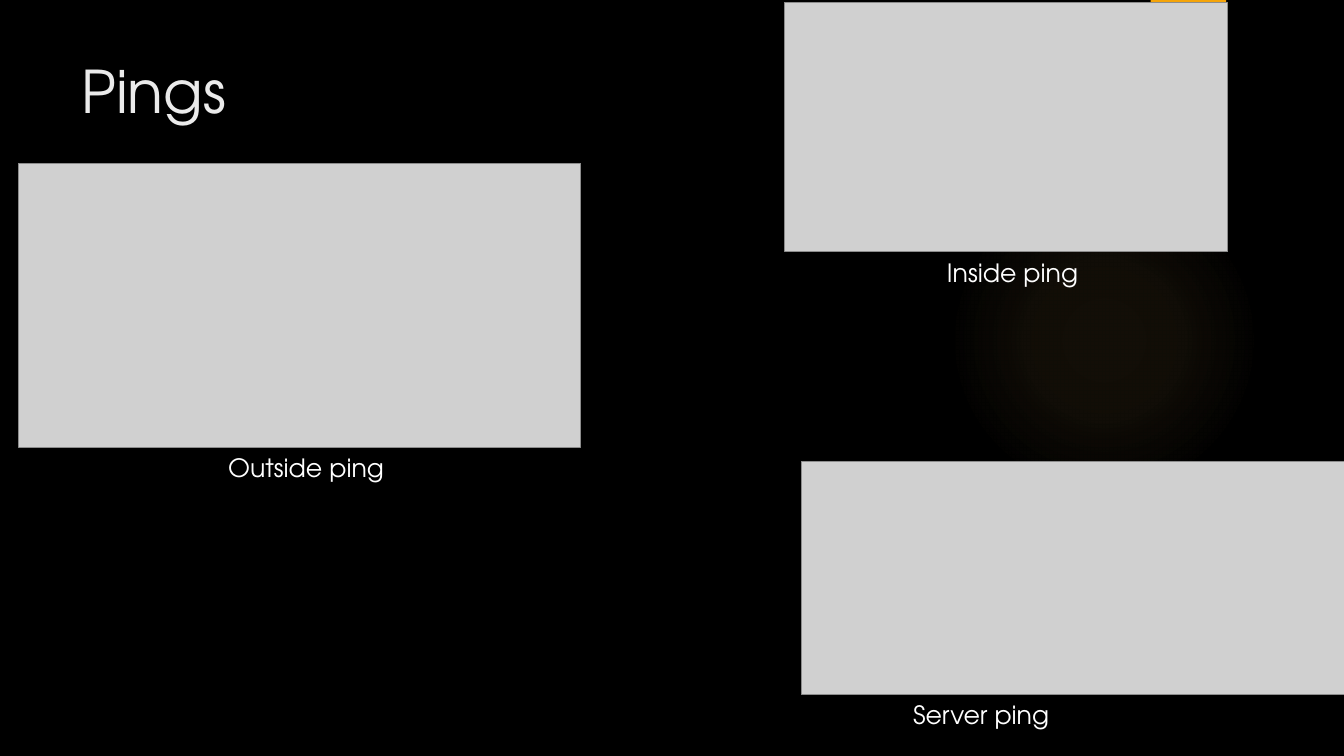
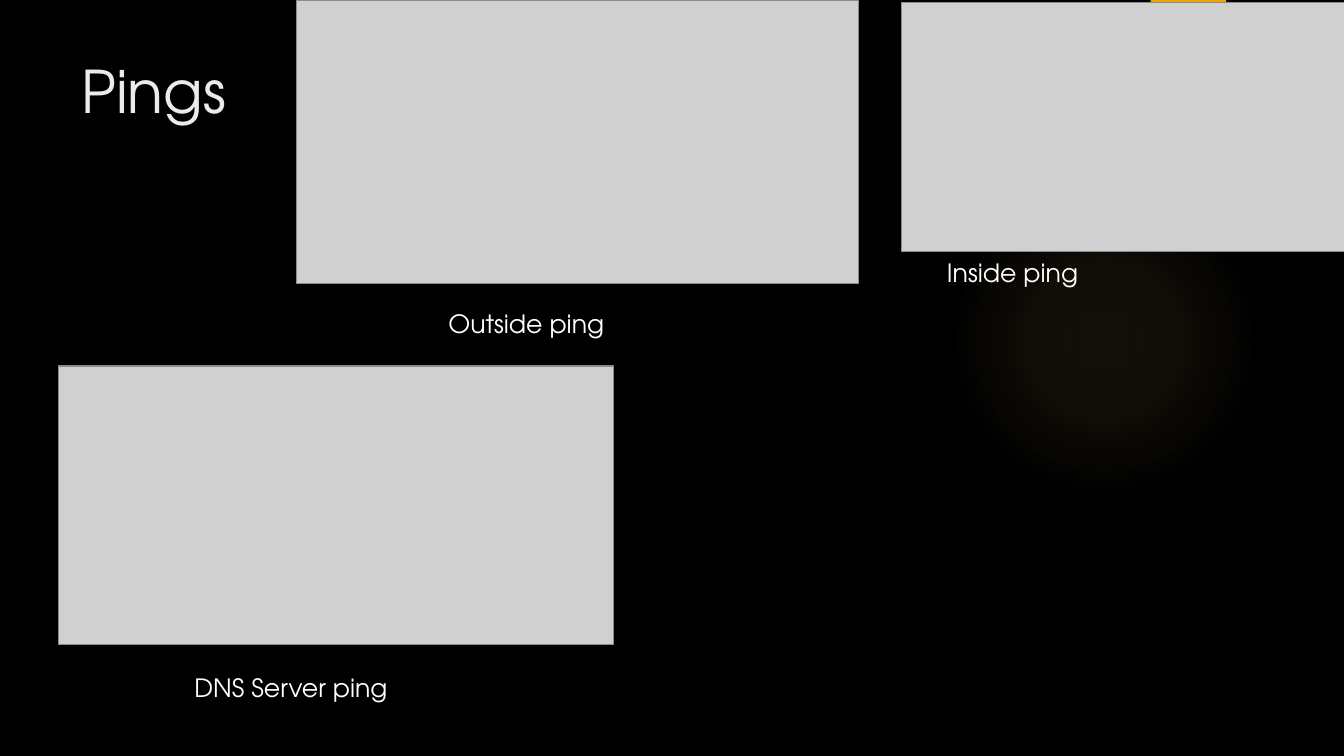
Before and after one commit to LajkaK2006/BorsodNet, a slide deck: slide 45 of BorsodNet.pptx. Drawn at 1344x756 pixels with LibreOffice and Linux fonts; fonts in the diff are those of the drawing; grey boxes stand for pictures; background and template pictures are left out. Boxes give left, top, right and bottom in pixels: in the first picture for what was removed or moved away, otherwise in the second. Text is boxed around its words. In the diff, an @@ line names an element or a change of style, - is before the commit and + after.

```diff
--- a/BorsodNet.pptx
+++ b/BorsodNet.pptx
@@ picture: place and size @@
-picture at [19,163,582,447]
+picture at [297,0,860,283]
@@ picture: place and size @@
-picture at [785,2,1228,252]
+picture at [902,2,1344,252]
@@ text "Outside ping": place and size @@
-text "Outside ping" at [228,458,384,483]
+text "Outside ping" at [448,314,605,339]
@@ picture added at [58,366,613,644] @@
@@ picture removed at [802,462,1344,695] @@
@@ text at [194,678,388,703]: text changed @@
-Server ping
+DNS Server ping
```
Also in this commit, not shown: 2 other slides changed.
